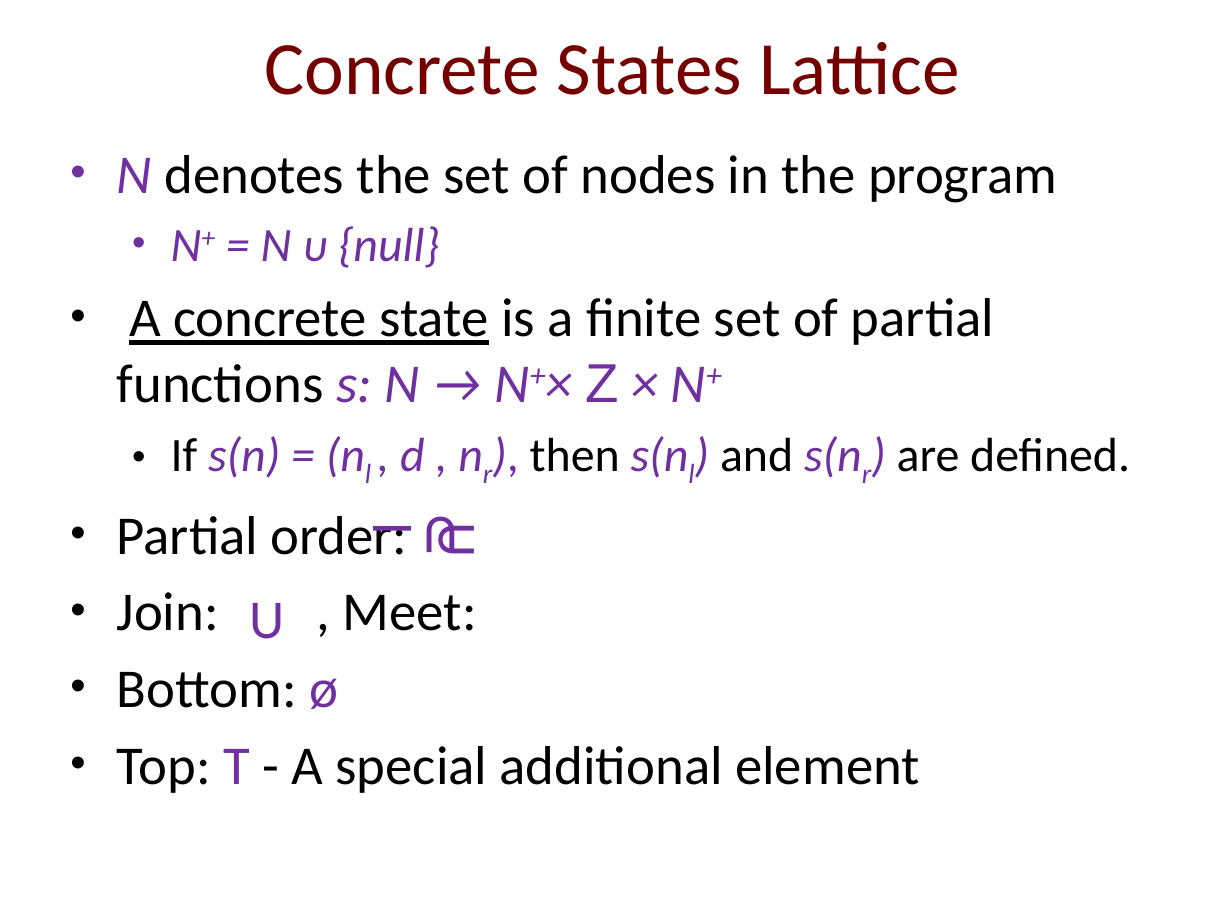
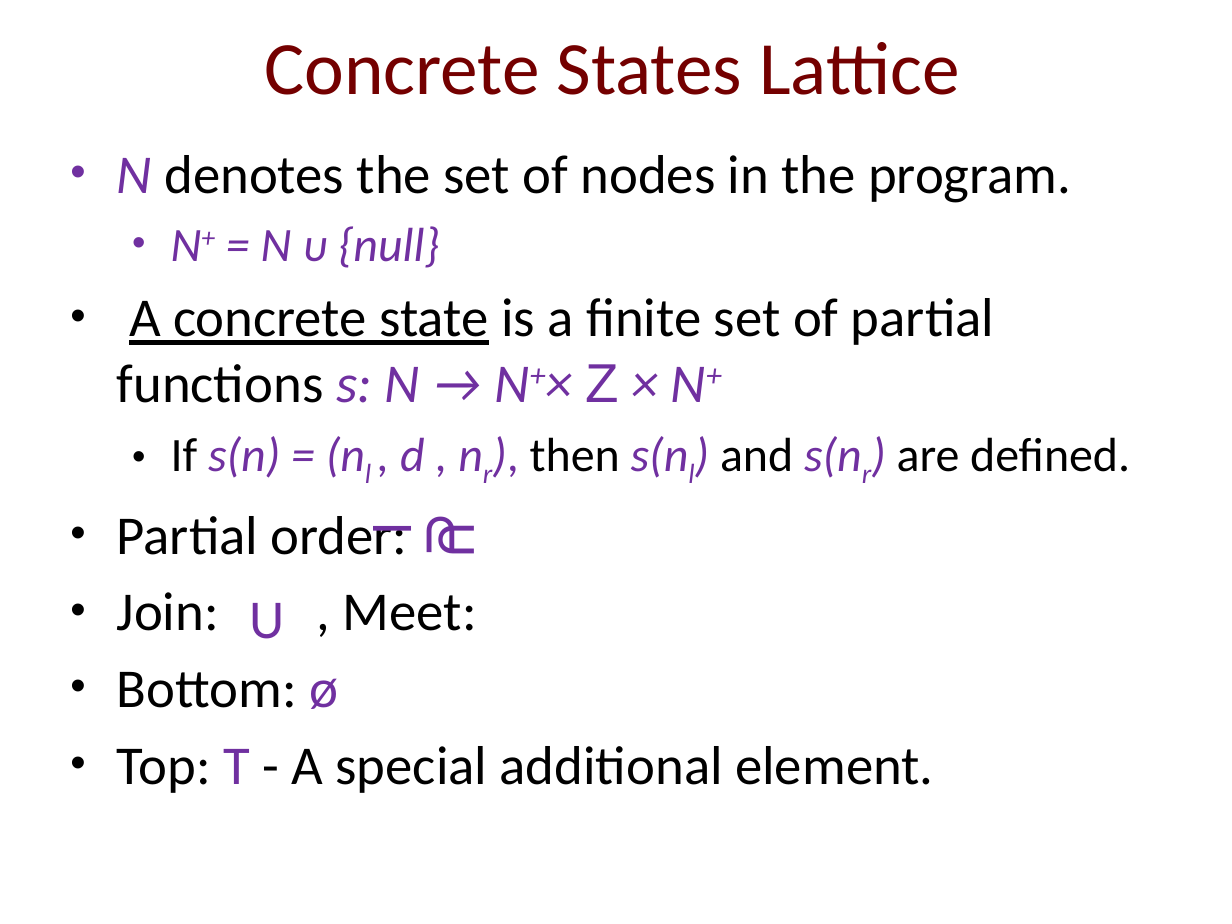
Before and after one commit to IdoBegun/PAAV_Project, a slide deck: slide 8 of Project Presentation.pptx. Drawn at 1232x924 pixels with LibreOffice and Linux fonts; fonts in the diff are those of the drawing; background and template pictures are left out. Boxes give left, top, right and bottom in pixels: in the first picture for what was removed or moved away, otherwise in the second. Text is boxed around its words. In the diff, an @@ line names an element or a change of style, - is before the commit and + after.

```diff
--- a/Project Presentation.pptx
+++ b/Project Presentation.pptx
@@ text at bbox=[117, 155, 1071, 203]: text changed @@
-• N denotes the set of nodes in the program
+• N denotes the set of nodes in the program.
@@ text at bbox=[117, 746, 933, 793]: text changed @@
-• Top: T - A special additional element
+• Top: T - A special additional element.
```
Also in this commit, not shown: 11 other slides changed, 1 slide added.
